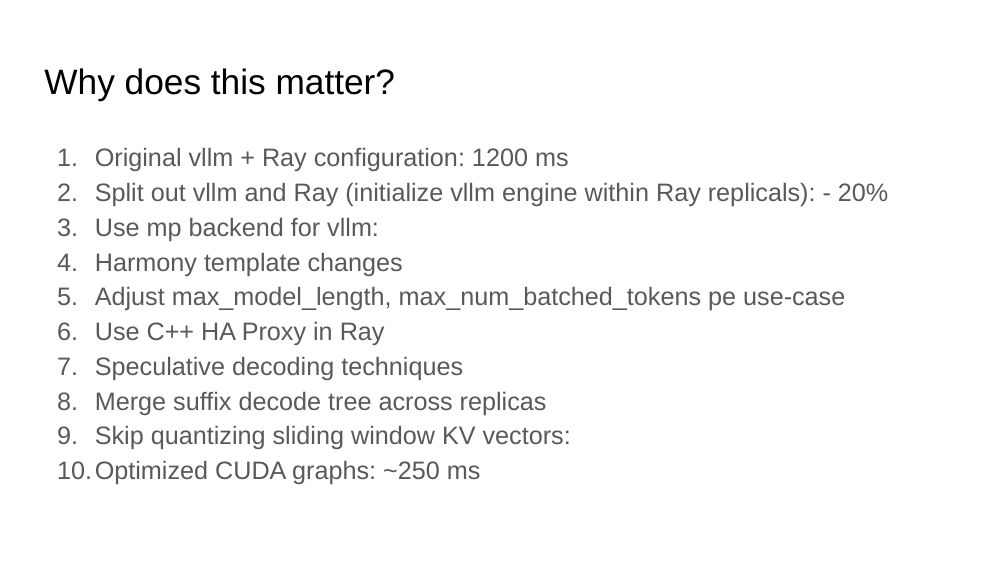
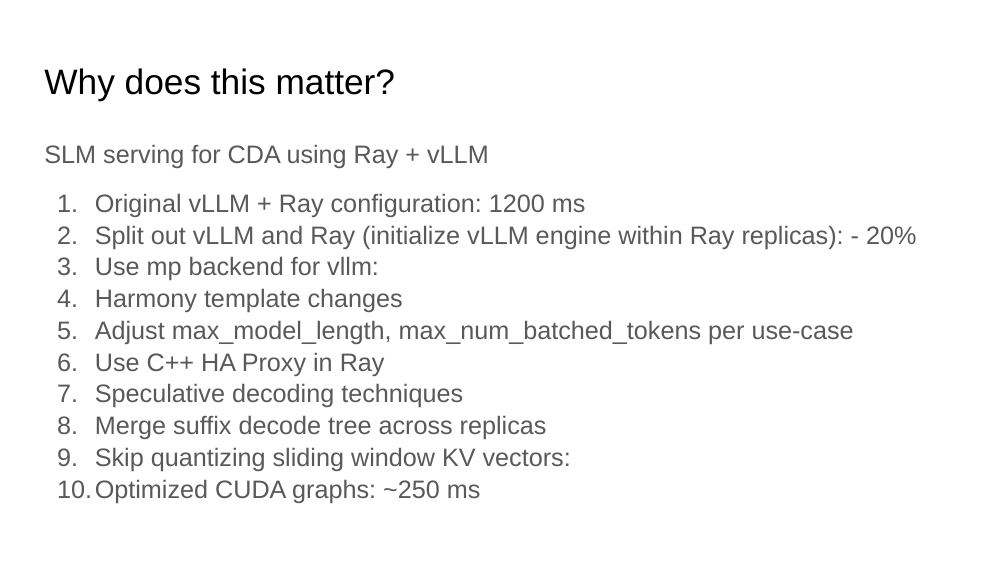
Before and after one commit to ankur6ue/deep-learning-course, a slide deck: slide 4 of Module 8/class_8.1/vllm architecture.pptx (slide 3 before the commit). Drawn at 1008x567 pixels with LibreOffice and Linux fonts; fonts in the diff are those of the drawing. Boxes give left, top, right and bottom in pixels: in the first picture for what was removed or moved away, otherwise in the second. Text is boxed around its words. In the diff, an @@ line names an element or a change of style, - is before the commit and + after.

```diff
--- a/Module 8/class_8.1/vllm architecture.pptx
+++ b/Module 8/class_8.1/vllm architecture.pptx
@@ text at (x1=44, y1=144, x2=916, y2=249): text changed @@
-1. Original vllm + Ray configuration: 1200 ms
-2. Split out vllm and Ray (initialize vllm engine within Ray replicals): - 20%
+SLM serving for CDA using Ray + vLLM
+1. Original vLLM + Ray configuration: 1200 ms
+2. Split out vLLM and Ray (initialize vLLM engine within Ray replicas): - 20%
@@ text at (x1=95, y1=256, x2=571, y2=503): line spacing 1.15 to 1.05 @@
@@ text at (x1=95, y1=320, x2=854, y2=344): text changed @@
-5. Adjust max_model_length, max_num_batched_tokens pe use-case
+5. Adjust max_model_length, max_num_batched_tokens per use-case
```
Also in this commit, not shown: 5 other slides changed, 2 slides added, 1 slide removed.
